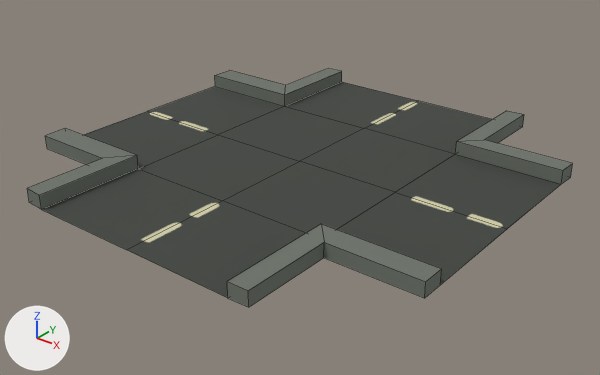
The FBX model ART No BOYZ Allowed/Road_Crossroads.FBX: old version first, new version second.
Rendered twice from a 50 mm lens placed at (6.32, -6.62, 3.06), pointed at (2.11, -1.36, -0.2). Arrows for +X, +Y and +Z are at lower left; the lights stay in place. Mesh edges are drawn as thin lines. Where no turn or scale is listed for an object, it has been applied to the vertices.

Objects in the first picture: 'Crossroads'.
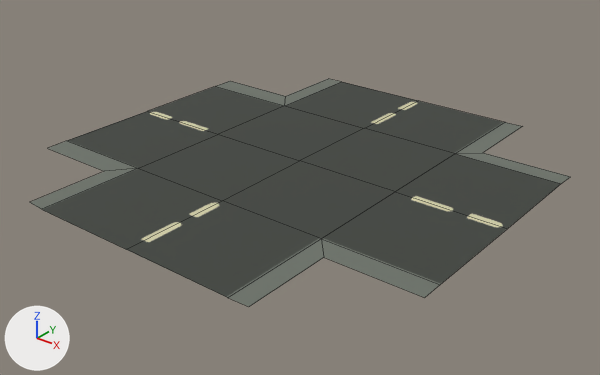
Commit message: Road flattened

What differs and where, as boxes [x1, y1, x2, y2] in the pictures (600 x 375 px):
'Crossroads', reshaped, moved
    before: [27, 68, 573, 307]
    after: [30, 79, 570, 307]
part 1 of me_mesh, cut back
    before: [27, 128, 138, 210]
    after: [30, 141, 138, 209]
part 2 of me_mesh, cut back
    before: [215, 68, 342, 106]
    after: [216, 79, 341, 106]
part 3 of me_mesh, cut back
    before: [227, 224, 441, 307]
    after: [228, 239, 440, 307]
part 4 of me_mesh, cut back
    before: [455, 111, 573, 184]
    after: [456, 122, 570, 184]

Patch to the scene script:
```diff
--- a/ART No BOYZ Allowed/Road_Crossroads.FBX.py
+++ b/ART No BOYZ Allowed/Road_Crossroads.FBX.py
@@ me_mesh @@
 # used by ob_crossroads; location = (0.0, 0.0, 0.0)
-me_mesh.from_pydata(...)  # 57 vertices, 44 faces; spans x 0.0..4.07, y -3.29..0.78, z 0.0..0.13
+me_mesh.from_pydata(...)  # 33 vertices, 20 faces; spans x 0.0..4.07, y -3.29..0.78, z 0.0
+# me_mesh part 1
+# 6 vertices are removed from x 0.0..1.01, y -3.29..-2.27, z 0.13
+# 8 faces are deleted
+# 2 new faces join them
+# me_mesh part 2
+# 6 vertices are removed from x 0.0..1.01, y -0.24..0.78, z 0.13
+# 8 faces are deleted
+# 2 new faces join them
+# me_mesh part 3
+# 6 vertices are removed from x 3.05..4.06, y -3.29..-2.27, z 0.13
+# 8 faces are deleted
+# 2 new faces join them
+# me_mesh part 4
+# 6 vertices are removed from x 3.05..4.07, y -0.24..0.78, z 0.13
+# 8 faces are deleted
+# 2 new faces join them
 me_mesh.materials.append(mat_01___default)
@@ ob_crossroads @@
 ob_crossroads = bpy.data.objects.new('Crossroads', me_mesh)
-ob_crossroads.location = (0.0, 0.0, 0.0)
+ob_crossroads.location = (0.0, 0.0, 0.003)
```
